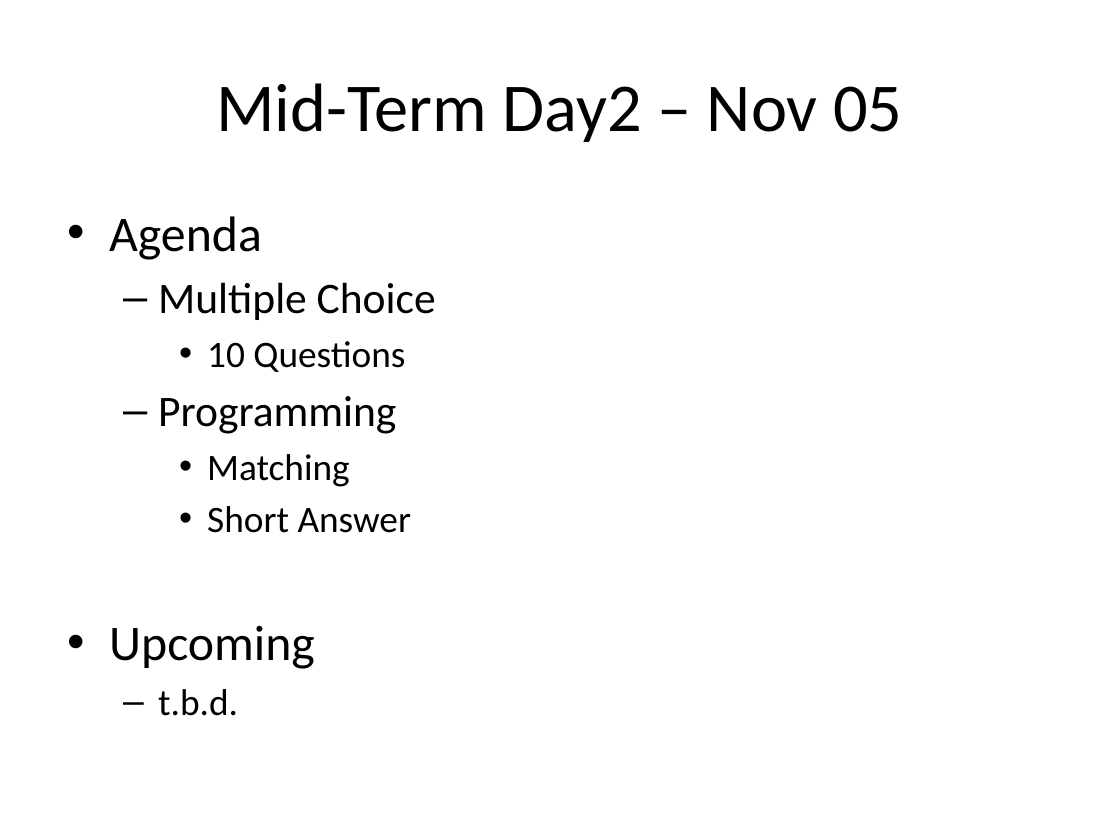
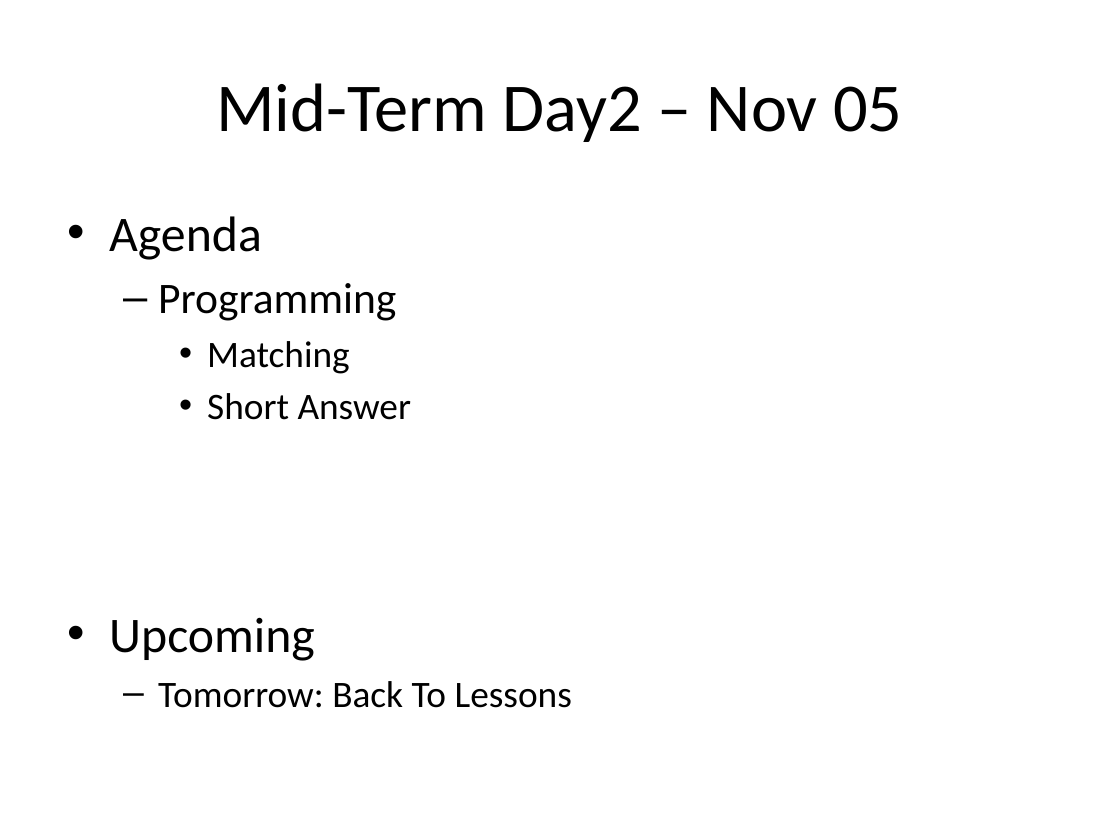
Before and after one commit to Greg5519/ICS2O0, a slide deck: slide 1 of Daily Agendas/Day10.2_MidTermDay2.pptx. Drawn at 1120x840 pixels with LibreOffice and Linux fonts; fonts in the diff are those of the drawing. Boxes give left, top, right and bottom in pixels: in the first picture for what was removed or moved away, otherwise in the second. Text is boxed around its words. In the diff, an @@ line names an element or a change of style, - is before the commit and + after.

```diff
--- a/Daily Agendas/Day10.2_MidTermDay2.pptx
+++ b/Daily Agendas/Day10.2_MidTermDay2.pptx
@@ text at bbox=[158, 282, 436, 372]: paragraphs removed @@
-  – Multiple Choice
-    • 10 Questions
@@ text at bbox=[158, 681, 572, 708]: text changed @@
-  – t.b.d.
+  – Tomorrow: Back To Lessons
```
Also in this commit, not shown: 1 other file.
